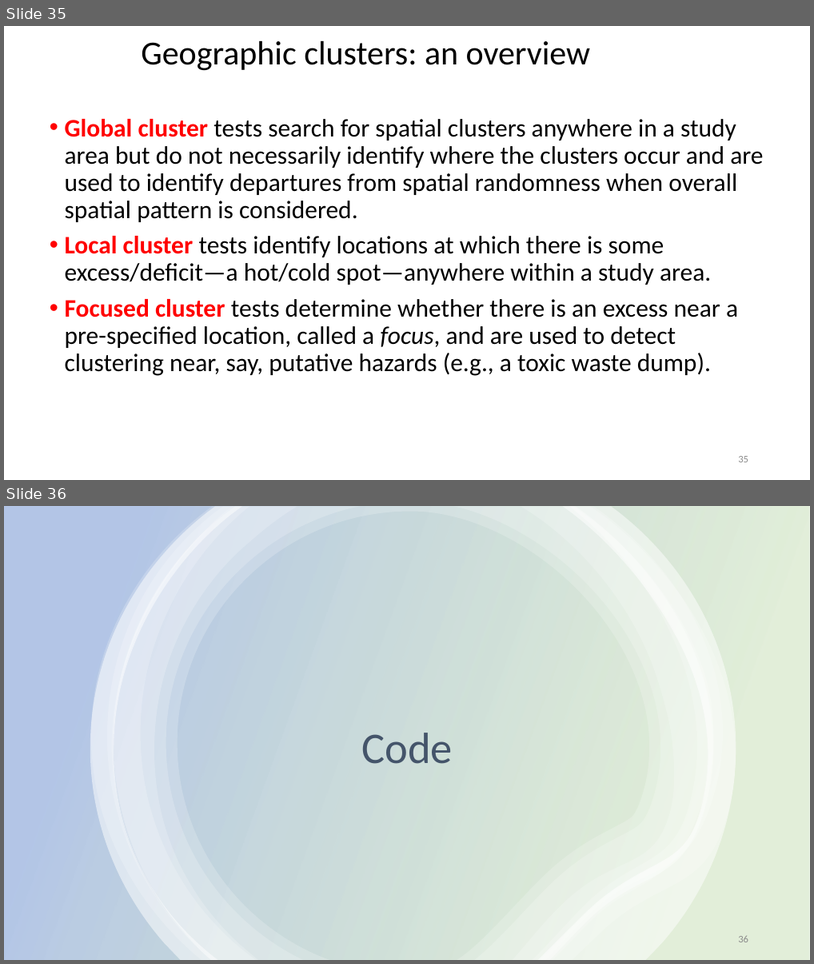
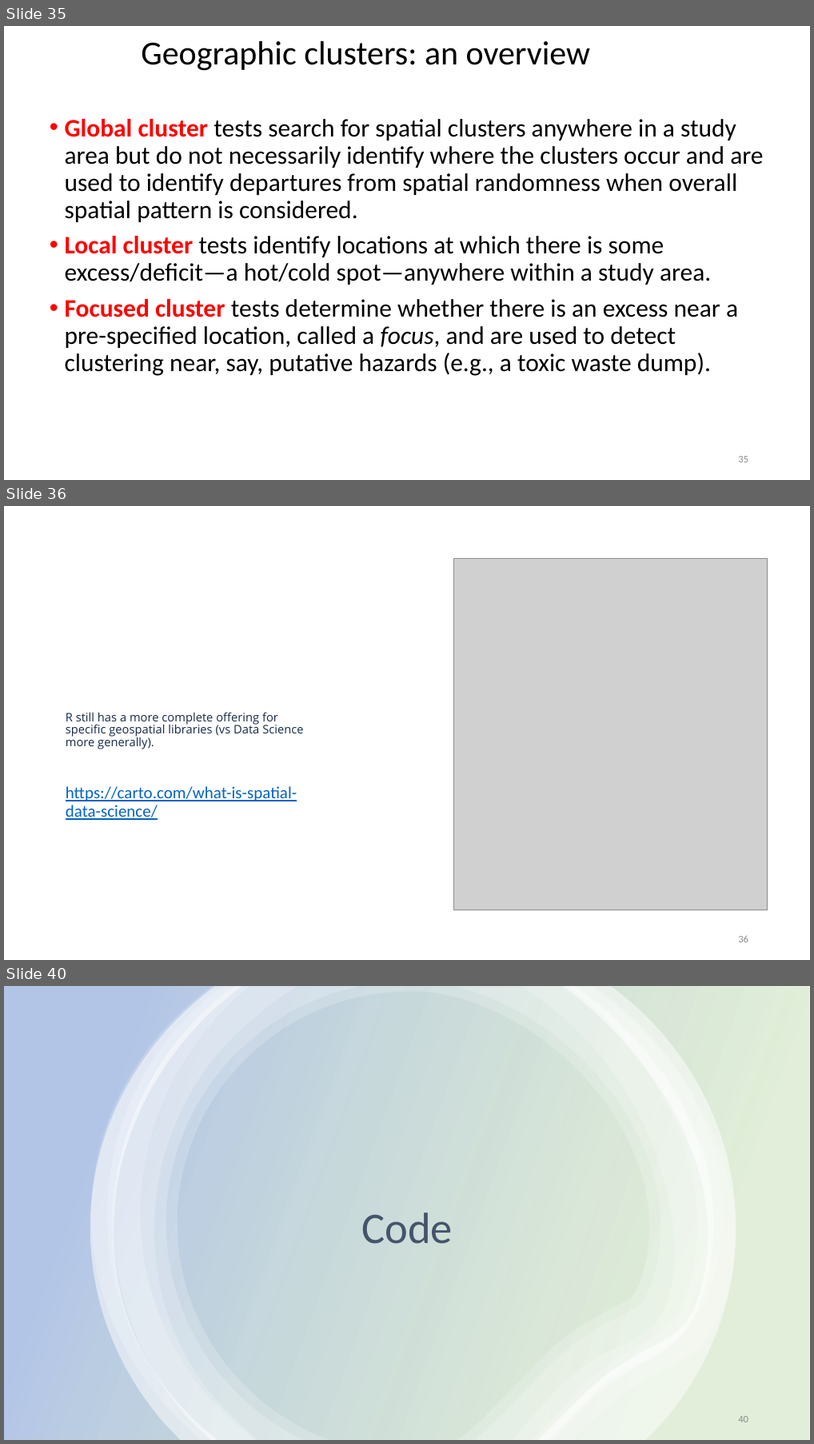
Before and after one commit to rcc-uchicago/spatial_machinelearning, a slide deck: SPATIAL STATISTICS.pptx. Shown one above the other, each under a label of ours: slides 35 and 36 before the commit, slides 35, 36 and 40 after it; the slides between them are not shown. The pictures are 814x964 and 814x1444 pixels, drawn with LibreOffice and Linux fonts; fonts in the diff are those of the drawing; grey boxes stand for pictures. Boxes give left, top, right and bottom in pixels: in the first picture for what was removed or moved away, otherwise in the second. Text is boxed around its words. In the diff, an @@ line names an element or a change of style, - is before the commit and + after.

```diff
--- a/SPATIAL STATISTICS.pptx
+++ b/SPATIAL STATISTICS.pptx
@@ slide 36 added at <box>4,506,810,960</box>, background #FFFFFF @@
@@ picture added at <box>454,558,768,909</box> @@
@@ text added at <box>66,712,303,820</box>, 14 pt, text #162945 @@
+R still has a more complete offering for specific geospatial libraries (vs Data Science more generally).
+https://carto.com/what-is-spatial-data-science/
@@ page number added at <box>738,935,749,942</box>, 12 pt, text #8C8C8C @@
+36
@@ what was slide 36 is now slide 40 @@
@@ page number at <box>738,1416,749,1422</box>: text changed @@
-36
+40
```
Also in this commit, not shown: 3 other slides added.
